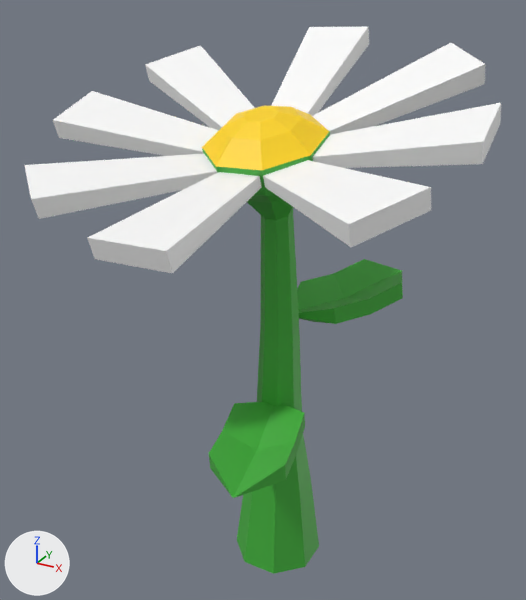
The glTF model Assets/Foliage/Imports/flowerRed.glb, before and after one commit.
Before and after are seen from a camera (50 mm lens) standing at (-2.4, -68.2, 28.6) and looking at (-17.5, -40.7, 14.9). Lighting does not change. The marker at lower left points along +X, +Y and +Z. Where no turn or scale is listed for an object, it has been applied to the vertices.

The scene before the commit, as lines of its bpy script (objects in view):
```python
mat_petals = principled_material('Petals')
mat_petals.base_color = (1.0, 1.0, 1.0)  # white #ffffff
me_cube_004 = bpy.data.meshes.new('Cube.004')
me_cube_004.from_pydata(...)  # 184 vertices, 324 faces; spans x -9.9..9.0, y -10.4..8.7, z -17.4..9.4
# faces by material slot: [190, 38, 96]
me_cube_004.materials.append(mat_green)  # green #42af3b
me_cube_004.materials.append(mat_yellow)  # yellow #ffd508
me_cube_004.materials.append(mat_petals)  # white #ffffff
ob_flower_002 = bpy.data.objects.new('Flower.002', me_cube_004)
ob_flower_002.location = (-16.87, -40.69, 17.11)
```
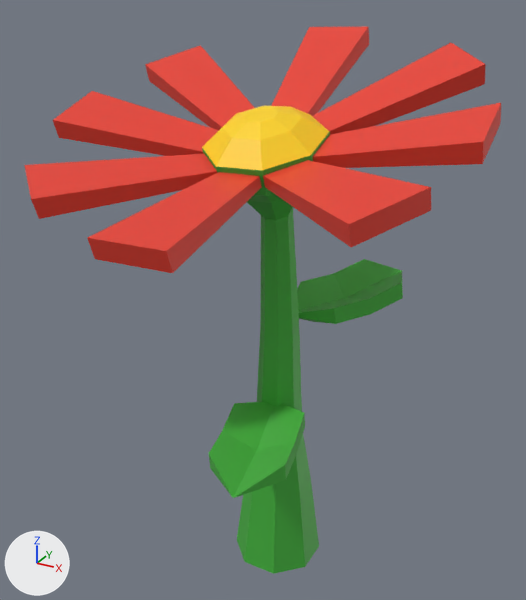
The change in detail:
Material 'Petals' (mat_petals) changes colour from white #ffffff to red #e73b29; in linear values from (1.0, 1.0, 1.0) to (0.8, 0.0433, 0.0223).

Changed parts and their boxes (x1, y1, x2, y2) in the pictures (526 x 600 px):
'Flower.002', recoloured (white to red)
    both: (25, 27, 501, 273)
